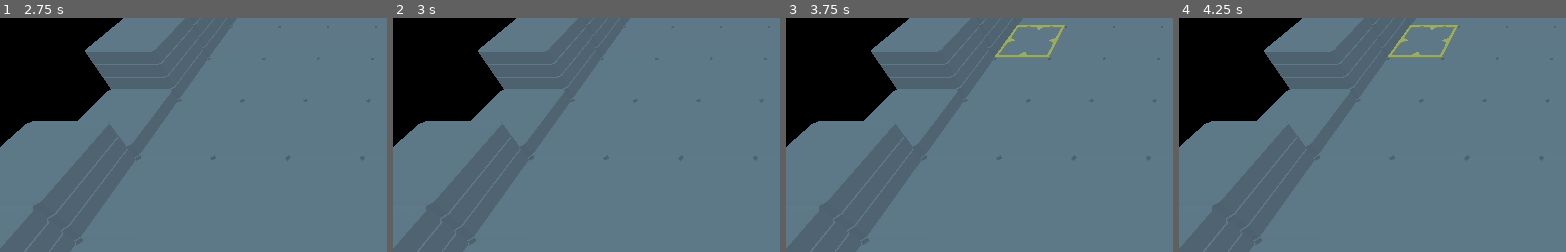
Above: before the commit, frames 1-4 (left to right).
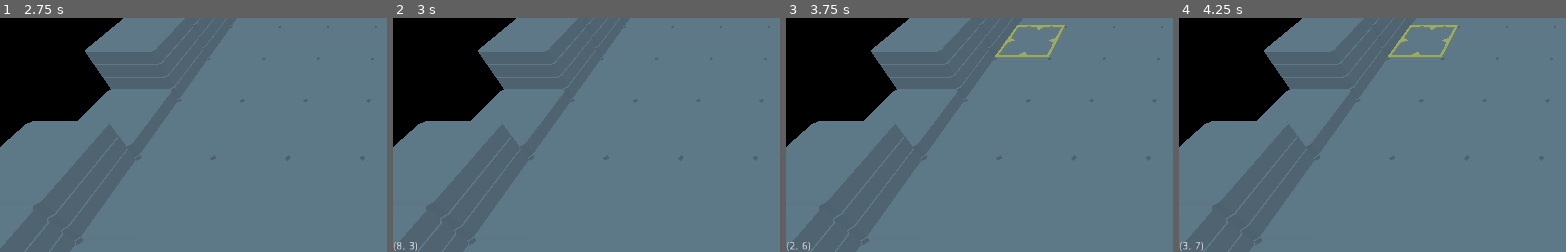
Above: after the commit, the same moments.

Repository: Ravath/RPG_Simu3D
Game: Godot game, scene res://Scenes/Simulation/Map.tscn
Two runs of this game, one before a commit and one after it. Both use one fixed random seed, a clock stepped at 60 frames per second and the inputs below.
Inputs (mouse positions are % of the whole screen's width and height, from its top left):
- Up to frame 1 (2.75 s): click "Sel" at 0.5 s; click "up" at 1.25 s; click "Down" at 2 s
- Up to frame 2 (3 s): tap Enter at 2.75 s; move the mouse to (74, 45) at 2.77 s; hold Right (ui_right) from 2.78 s (still down); hold Q from 2.78 s (still down); click (74, 45) at 2.92 s
- Up to frame 3 (3.75 s): release Right (ui_right) at 3.5 s; release Q at 3.5 s; tap Space at 3.5 s; drag from (31, 55) to (46, 70) at 3.52 s
- Up to frame 4 (4.25 s): no input
The pictures show only the part of the screen within x 0-50%, y 50-100%; the shares and areas given below are measured in that part.

Frame 1 is identical in both runs. In frame 2, less than 0.1% of the frame differs, in the area x 0-7%, y 95-100%; in frame 3, less than 0.1%; in frame 4, less than 0.1%.

Commit message:
character mouvement action

Diff:
--- /dev/null
+++ b/Scenes/Simulation/ArrowDrawer.gd
@@ -0,0 +1,57 @@
+extends MultiMeshInstance
+
+
+# The tile dimensions
+const W = 2
+const H = 0.5
+const epsilon = H/2
+
+
+# Called when the node enters the scene tree for the first time.
+func _ready():
+	pass # Replace with function body.
+
+
+func draw_line(map, start_node) :
+	# start_node is a nav_node
+
+	if not start_node:
+
+		self.multimesh.instance_count = 0
+		return
+
+	# count the number of tiles in length
+	var count = 0
+	var c = start_node
+	while c :
+		count += 1
+		c = c.previous
+		# TODO add 1 each time there is an elevation
+
+	# instantiate and positionate the highlight
+	self.multimesh.instance_count = count
+
+	c = start_node
+	count = 0
+	while c :
+		var rotation = Transform()
+		var position = Transform()
+		var alt = map.get_height(c.position)
+		position.origin = Vector3(c.position.x * W, (alt+0.5)*H + epsilon, c.position.y * W)
+#		position = position.translated(Vector3(c.position.x * W, (alt+0.5)*H + epsilon, c.position.y * W))
+
+		# do rotation
+		if c.previous :
+			if c.position.x != c.previous.position.x :
+				var angle = PI/2
+				if c.position.y != c.previous.position.y :
+					angle = -PI/4
+				if c.position.y < c.previous.position.y and c.position.x < c.previous.position.x \
+				or c.position.y > c.previous.position.y and c.position.x > c.previous.position.x :
+					angle = - angle
+				rotation = rotation.rotated(Vector3.UP , angle)
+
+		self.multimesh.set_instance_transform(count, position*rotation)
+
+		count += 1
+		c = c.previous
--- a/Scenes/Simulation/Map.gd
+++ b/Scenes/Simulation/Map.gd
@@ -2,6 +2,9 @@
 
 var map	# the map to display
 var current_tool = null	# current tool used on click (null for selection only)
+var selected_character = null # the currently selected Character
+var walkable # walkable zone of the selected character
+var current_coordinate : Vector2 # last known Coordinate of the mouse
 
 # Called when the node enters the scene tree for the first time.
 func _ready():
@@ -31,18 +34,19 @@
 	$TileBuilder_Square.update_tile_at(coordinate2D)
 
 func _on_tile_selected(coordinate):
-	var selected_character = null
 
 	# selection process
 	var display = "Height : "
 	display = display + str(map.get_height(coordinate))
 	var misc = map.get_selected_items(coordinate)
+	var found_character
 	for item in misc :
 		if item is Character:
 			display = display + "\nCharacter : " + item.get_name()
-			selected_character = item
+			found_character = item
 		else :
 			print(str(misc))
+	selected_character = found_character
 	$Panel/Label.set_text(display)
 
 	# Tool process
@@ -51,13 +55,52 @@
 
 	# update walkable zone of selected character
 	if selected_character:
-		var walkable = selected_character.find_walkable(map)
-		var zone = []
-		for wz in walkable:
-			zone.append(wz.position)
-		$TileBuilder_Square.highlight_zone(zone)
+		update_walkable_zone(selected_character)
 	else :
 		$TileBuilder_Square.highlight_zone(null)
+		$TileBuilder_Square.draw_line(null)
+
+func update_walkable_zone(character) :
+	walkable = character.find_walkable(map)
+	var zone = []
+	for wz in walkable:
+		zone.append(wz.position)
+	$TileBuilder_Square.highlight_zone(zone)
+
+func find_nav_node(coordinate2D):
+	# Find the nav_node in the walkable zone that arrives at the given coordinates
+	var end_node
+	for n in walkable :
+		if n.position == coordinate2D :
+			end_node = n
+			break
+	return end_node
+
+func _on_TileBuilder_Square_mouse_tile_event(event, coordinate2D):
+
+	#move the character on RIGHT_CLICK
+	if event is InputEventMouseButton and event.button_index == BUTTON_RIGHT and event.pressed \
+	and selected_character and walkable :
+		# find navigation node and go if any
+		var end_node = find_nav_node(coordinate2D)
+		if end_node:
+			selected_character.position = end_node.position
+			$TileBuilder_Square.update_characters()
+			# redo the selection stuff
+			_on_tile_selected(coordinate2D)
+#			update_walkable_zone(selected_character)
+			$TileBuilder_Square.set_selection_cursor(coordinate2D)
+
+	# update the current tile under the mouse
+	if current_coordinate != coordinate2D:
+		current_coordinate = coordinate2D
+		$Coordinate.set_text(str(coordinate2D))
+
+		# if a character is selected, display the path up to the current tile
+		if selected_character and walkable :
+			var end_node = find_nav_node(coordinate2D)
+			if end_node:
+				$TileBuilder_Square.draw_line(end_node)
 
 func _on_Button_select_pressed():
 	current_tool = null
--- a/Scenes/Simulation/Map.tscn
+++ b/Scenes/Simulation/Map.tscn
@@ -7,6 +7,7 @@
 [ext_resource path="res://Ressources/3D/Selector.obj" type="ArrayMesh" id=5]
 [ext_resource path="res://Scenes/Simulation/ZoneHighlighter.gd" type="Script" id=6]
 [ext_resource path="res://Scenes/Simulation/CharacterDisplayer.gd" type="Script" id=7]
+[ext_resource path="res://Scenes/Simulation/ArrowDrawer.gd" type="Script" id=8]
 
 [sub_resource type="MultiMesh" id=1]
 transform_format = 1
@@ -66,22 +67,31 @@
 transform_format = 1
 mesh = SubResource( 8 )
 
-[sub_resource type="SpatialMaterial" id=12]
+[sub_resource type="SpatialMaterial" id=10]
 albedo_color = Color( 0.313726, 0.45098, 0.682353, 1 )
 
-[sub_resource type="CylinderMesh" id=13]
-material = SubResource( 12 )
+[sub_resource type="CylinderMesh" id=11]
+material = SubResource( 10 )
 radial_segments = 24
+
+[sub_resource type="MultiMesh" id=12]
+transform_format = 1
+mesh = SubResource( 11 )
+
+[sub_resource type="CapsuleMesh" id=13]
+radius = 0.1
+radial_segments = 12
+rings = 4
 
 [sub_resource type="MultiMesh" id=14]
 transform_format = 1
 mesh = SubResource( 13 )
 
-[sub_resource type="ProceduralSky" id=10]
+[sub_resource type="ProceduralSky" id=15]
 
-[sub_resource type="Environment" id=11]
+[sub_resource type="Environment" id=16]
 background_mode = 3
-background_sky = SubResource( 10 )
+background_sky = SubResource( 15 )
 
 [node name="Map" type="Spatial"]
 script = ExtResource( 3 )
@@ -108,8 +118,12 @@
 script = ExtResource( 6 )
 
 [node name="CharacterDisplayer" type="MultiMeshInstance" parent="TileBuilder_Square"]
+multimesh = SubResource( 12 )
+script = ExtResource( 7 )
+
+[node name="ArrowDrawer" type="MultiMeshInstance" parent="TileBuilder_Square"]
 multimesh = SubResource( 14 )
-script = ExtResource( 7 )
+script = ExtResource( 8 )
 
 [node name="Camera" parent="." instance=ExtResource( 1 )]
 
@@ -154,8 +168,18 @@
 "_edit_use_anchors_": false
 }
 
+[node name="Coordinate" type="Label" parent="."]
+anchor_top = 1.0
+anchor_bottom = 1.0
+margin_top = -14.0
+margin_right = 40.0
+__meta__ = {
+"_edit_use_anchors_": false
+}
+
 [node name="WorldEnvironment" type="WorldEnvironment" parent="."]
-environment = SubResource( 11 )
+environment = SubResource( 16 )
+[connection signal="mouse_tile_event" from="TileBuilder_Square" to="." method="_on_TileBuilder_Square_mouse_tile_event"]
 [connection signal="tile_selected" from="TileBuilder_Square" to="." method="_on_tile_selected"]
 [connection signal="input_event" from="TileBuilder_Square/Click_detection" to="TileBuilder_Square" method="_on_Area_input_event"]
 [connection signal="pressed" from="VBoxContainer/Button_select" to="." method="_on_Button_select_pressed"]
--- a/Scenes/Simulation/TileBuilder_Square.gd
+++ b/Scenes/Simulation/TileBuilder_Square.gd
@@ -8,6 +8,7 @@
 var click_managers = []	# the list of tile click detectors (one per tile)
 
 signal tile_selected(coordinate2D)
+signal mouse_tile_event(event, coordinate2D)
 
 # Called when the node enters the scene tree for the first time.
 func _ready():
@@ -49,6 +50,9 @@
 	update_click_manager_at(v.x, v.y, map.grid[v.x][v.y])
 
 	#Update Characters
+	update_characters()
+
+func update_characters():
 	$CharacterDisplayer.update_characters(map)
 
 func update_click_manager_at(x, y, z):
@@ -62,12 +66,15 @@
 func _on_Area_input_event(_camera, event, click_position, click_normal, _shape_idx):
 	# when a tile is clicked_on, deduce the grid coordinates
 	# then execute the current tool and selection process
+	var gp = pos_to_grid(click_position - 0.05 * click_normal)
 	if event is InputEventMouseButton and event.button_index == BUTTON_LEFT and event.pressed :
-		var gp = pos_to_grid(click_position - 0.05 * click_normal)
+#		var gp = pos_to_grid(click_position - 0.05 * click_normal)
 
 		emit_signal("tile_selected", gp)
 
 		set_selection_cursor(gp)
+	else :
+		emit_signal("mouse_tile_event", event, gp)
 
 func pos_to_grid(position) :
 	# convert a global position2D into a grid coordinate2D
@@ -100,3 +107,9 @@
 	# draw a highlighting for the given tiles
 	# zone : Vector2[] of the tiles to highlight
 	$ZoneHighlighter.set_highlight(map, zone)
+
+
+func draw_line(start_node) :
+	# draw a pathline starting from the given navigation node nav_node
+	# zone : nav_node of the path to show
+	$ArrowDrawer.draw_line(map, start_node)
--- a/Scripts/Character.gd
+++ b/Scripts/Character.gd
@@ -36,18 +36,8 @@
 func get_name():
 	return "Hero"
 
-class nav_node :
-	# A class used for pathfinding algorithms
-	var position : Vector2
-	var previous : Vector2
-	var move_cost : float # total move cost from the path start
-	func _init(from, to, cost):
-		self.position = to
-		self.previous = from
-		self.move_cost = cost
-
 func find_walkable(map):
-	var to_search = [nav_node.new(position, position, 0)]
+	var to_search = [nav_node.new(null, position, 0)]
 	var walkable = [to_search[0]]
 	var searched = []
 #	var neighbours = [Vector2.UP, Vector2.DOWN, Vector2.LEFT, Vector2.RIGHT]
@@ -68,20 +58,23 @@
 				continue
 
 			# check if already searched
-			var fastest = null
+			var previous = null
 			for sn in walkable:
 				if sn.position == n :
-					fastest = sn
+					previous = sn
 					break
 
 			# if convenient, use it
 			var total_cost = current.move_cost + cost
 			if total_cost <= get_move_points() :
-				if fastest and total_cost < fastest.move_cost :
-					print("fastest way found, but not used")
-				elif not fastest :
+				if previous and total_cost < previous.move_cost :
+					# use the fastest
+					previous.previous = current
+					previous.position = n
+					previous.move_cost = total_cost
+				elif not previous :
 					# set walkable
-					var w = nav_node.new(current.position, n, total_cost)
+					var w = nav_node.new(current, n, total_cost)
 					to_search.append(w)
 					walkable.append(w)
 
--- /dev/null
+++ b/Scripts/Nav_Node.gd
@@ -0,0 +1,14 @@
+extends Node
+
+
+class_name nav_node
+
+# A class used for pathfinding algorithms
+var position : Vector2
+var previous : nav_node
+var move_cost : float # total move cost from the path start
+func _init(from, to, cost):
+	if from :
+		self.previous = from
+	self.position = to
+	self.move_cost = cost
--- a/project.godot
+++ b/project.godot
@@ -23,11 +23,17 @@
 "class": "MapData",
 "language": "GDScript",
 "path": "res://Scripts/MapData.gd"
+}, {
+"base": "Node",
+"class": "nav_node",
+"language": "GDScript",
+"path": "res://Scripts/Nav_Node.gd"
 } ]
 _global_script_class_icons={
 "Character": "",
 "MapAction": "",
-"MapData": ""
+"MapData": "",
+"nav_node": ""
 }
 
 [application]
Not shown: 1 places in Scenes/Simulation/Map.tscn that only renumber resources
